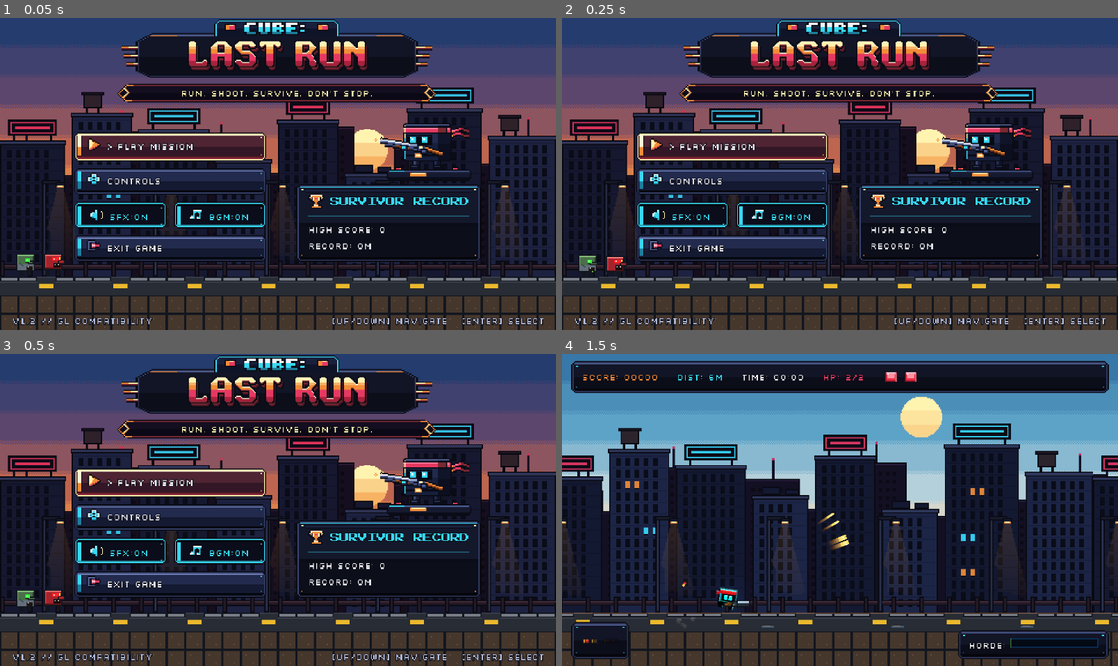
Above: before the commit, frames 1-4 (two rows, left to right).
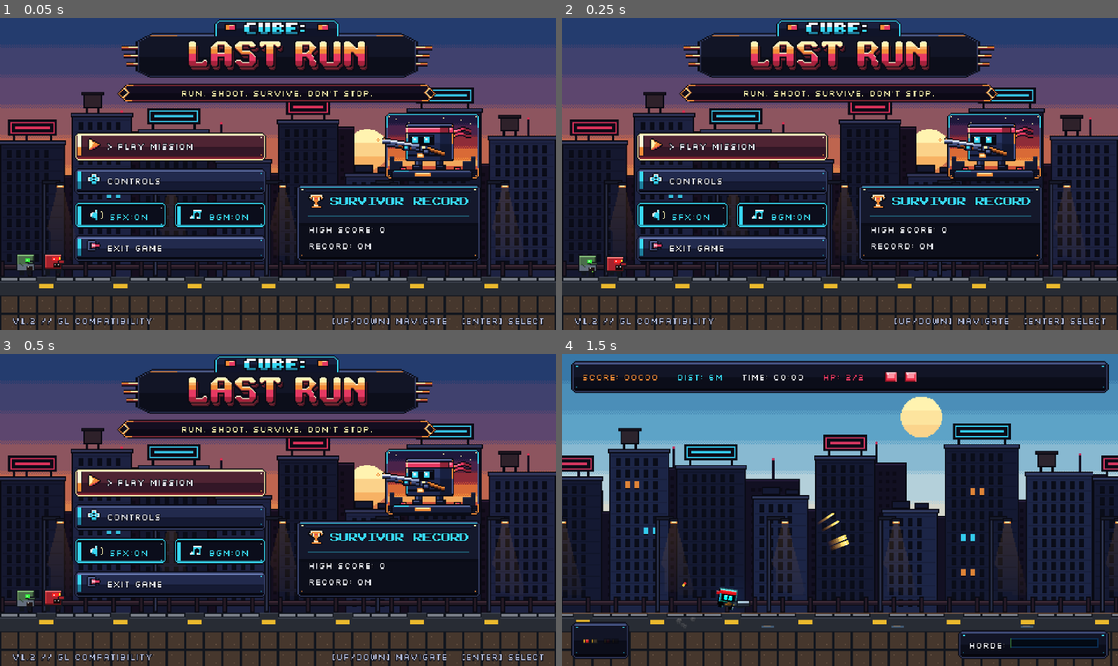
Above: after the commit, the same moments.

Repository: DenzTheKid/cube-lastrun-final-submission
Game: Godot game, scene res://scenes/main/main_menu.tscn
The game is run twice, just before and just after one commit, with the same random seed, the same clock (stepped at 60 frames per second) and the same inputs.
Inputs (mouse positions are in pixels of both pictures, inside the frame that each line leads up to):
- Up to frame 1 (0.05 s): no input
- Up to frame 2 (0.25 s): no input
- Up to frame 3 (0.5 s): no input
- Up to frame 4 (1.5 s): click "> PLAY MISSION" at 0.5 s; move the mouse to (962, 494) at 1.27 s; press the mouse at (962, 494) at 1.28 s; hold Right (ui_right) from 1.28 s (still down)

The runs differ from the first frame. In frame 1, 2.0% of the frame differs, in the area x 67-87%, y 30-52%; in frame 2, 2.0%; in frame 3, 2.0%; in frame 4, nothing differs.

Commit message:
art(ui): add dusk sunset-glow frame backdrop behind Cube Survivor hero showcase

Diff:
--- a/scenes/main/main_menu.tscn
+++ b/scenes/main/main_menu.tscn
@@ -15,6 +15,7 @@
 [ext_resource type="Texture2D" path="res://assets/ui/px_icon_exit.png" id="13_iexit"]
 [ext_resource type="Texture2D" path="res://assets/ui/px_icon_trophy.png" id="14_itrophy"]
 [ext_resource type="Texture2D" path="res://assets/ui/px_hero_showcase.png" id="15_showcase"]
+[ext_resource type="Texture2D" path="res://assets/ui/px_hero_backdrop.png" id="20_hbg"]
 [ext_resource type="Texture2D" path="res://assets/ui/px_icon_sfx_on.png" id="16_isfx"]
 [ext_resource type="Texture2D" path="res://assets/ui/px_icon_music_on.png" id="19_imusic"]
 [ext_resource type="Texture2D" path="res://assets/zombies/zombie_walker.png" id="17_walker"]
@@ -255,6 +256,17 @@
 layout_mode = 2
 mouse_filter = 2
 
+[node name="HeroBackdropRect" type="TextureRect" parent="CenterContainer/VBox/MenuBackdrop/MainContentRow/RightHeroColumn/HeroShowcaseBox"]
+layout_mode = 1
+anchors_preset = 15
+anchor_right = 1.0
+anchor_bottom = 1.0
+grow_horizontal = 2
+grow_vertical = 2
+mouse_filter = 2
+texture = ExtResource("20_hbg")
+stretch_mode = 5
+
 [node name="HeroShowcaseSprite" type="Sprite2D" parent="CenterContainer/VBox/MenuBackdrop/MainContentRow/RightHeroColumn/HeroShowcaseBox"]
 unique_name_in_owner = true
 texture = ExtResource("15_showcase")
--- a/scripts/tools/generate_aaa_assets.gd
+++ b/scripts/tools/generate_aaa_assets.gd
@@ -806,70 +806,125 @@
 	var empty_img := Image.create(1, 1, false, Image.FORMAT_RGBA8)
 	empty_img.save_png("res://assets/ui/px_empty.png")
 
-	# Flagship Right-Side Hero Action Showcase (158 x 60 native 1x pixel art)
-	# Positioned on right half (x = 76..152) so left half (x = 0..72) leaves open sky for the setting dusk sun!
 	var sw: int = 158
 	var sh: int = 60
+
+	# A. Stepped Sunset-Glow Character Frame Backdrop (px_hero_backdrop.png, 158x60)
+	# Occupies x = 76..157 so left sky stays completely open for the live setting dusk sun,
+	# while separating the Hero cleanly from the dark city buildings behind him.
+	var bg := Image.create(sw, sh, false, Image.FORMAT_RGBA8)
+	var fx0: int = 76
+	var fx1: int = 157
+	var fy0: int = 1
+	var fy1: int = 58
+	for y in range(fy0, fy1 + 1):
+		for x in range(fx0, fx1 + 1):
+			var dx: int = mini(x - fx0, fx1 - x)
+			var dy: int = mini(y - fy0, fy1 - y)
+			if dx + dy <= 2:
+				continue
+			if dx + dy == 3 or x == fx0 or x == fx1 or y == fy0 or y == fy1:
+				bg.set_pixel(x, y, OUTLINE)
+				continue
+			if x == fx0 + 1 or x == fx1 - 1 or y == fy0 + 1 or y == fy1 - 1 or dx + dy == 4:
+				# Cyan upper rim transitioning to slate/amber frame trim matching SURVIVOR RECORD plaque
+				var trim_col: Color = Color("#38d8f2") if y < 14 else (Color("#f28c38") if y > 48 else Color("#4a588a"))
+				bg.set_pixel(x, y, trim_col)
+				continue
+
+			# Dark recessed bottom deck behind boots
+			if y >= 50:
+				bg.set_pixel(x, y, Color("#0c0e1b") if y % 2 == 0 else Color("#12162b"))
+				continue
+
+			# Rich Horizontal Dusk Sky Bands + Subtle Pixel Dither so dark Hero silhouette pops!
+			var checker: int = (x + y) % 2
+			var col: Color
+			if y < 12:
+				col = Color("#1e183b") if (y < 10 or checker == 0) else Color("#39224d")
+			elif y < 22:
+				col = Color("#4a234a") if (y < 20 or checker == 0) else Color("#7a2832")
+			elif y < 32:
+				col = Color("#8f2c38") if (y < 30 or checker == 0) else Color("#c94e36")
+			elif y < 42:
+				col = Color("#d96a36") if (y < 40 or checker == 0) else Color("#f28c38")
+			else:
+				col = Color("#f2a85c") if y < 47 else Color("#c94e36")
+			bg.set_pixel(x, y, col)
+
+	# Crisp static mini pixel stars in upper indigo sky band + dark rooftop sill silhouettes + corner rivets
+	for st in [[85, 6], [96, 9], [141, 7], [149, 10], [126, 5]]:
+		_safe_px(bg, st[0], st[1], Color("#fff3b0"))
+	for x in range(fx0 + 4, fx1 - 3):
+		if x < 91 or x > 142:
+			var roof_y: int = 40 if (x < 84 or x > 149) else 44
+			for ry in range(roof_y, 50):
+				_safe_px(bg, x, ry, Color("#151a30"))
+			_safe_px(bg, x, roof_y - 1, Color("#232946"))
+	for rx in [fx0 + 3, fx1 - 3]:
+		_safe_px(bg, rx, fy0 + 3, Color("#fff3b0"))
+		_safe_px(bg, rx, fy1 - 3, Color("#f28c38"))
+	bg.save_png("res://assets/ui/px_hero_backdrop.png")
+
+	# B. Flagship Right-Side Hero Action Showcase (158 x 60 native 1x pixel art)
+	# Positioned at x = 86..152 centered cleanly inside px_hero_backdrop.png,
+	# while the shotgun barrel breaks dynamically past the left border!
 	var hero := Image.create(sw, sh, false, Image.FORMAT_RGBA8)
 
-	# 1. Stepped Asphalt Curb Pedestal at Hero's Feet (y = 50..59, x = 78..150)
+	# 1. Stepped Asphalt Curb Pedestal at Hero's Feet (y = 50..59, x = 82..152)
 	for y in range(50, 60):
 		var inset: int = 0
 		if y == 50 or y == 59:
 			inset = 2
 		elif y == 51 or y == 58:
 			inset = 1
-		for x in range(78 + inset, 151 - inset):
-			var ex: int = mini(x - (78 + inset), (150 - inset) - x)
+		for x in range(82 + inset, 152 - inset):
+			var ex: int = mini(x - (82 + inset), (151 - inset) - x)
 			if y == 50 or y == 59 or ex == 0:
 				hero.set_pixel(x, y, OUTLINE)
 			elif y == 51:
-				hero.set_pixel(x, y, Color("#4e629c") if x > 92 else Color("#38d8f2"))
+				hero.set_pixel(x, y, Color("#5c6d9e") if x > 96 else Color("#38d8f2"))
 			elif y == 52:
-				hero.set_pixel(x, y, Color("#232946"))
+				hero.set_pixel(x, y, Color("#28325c"))
 			elif y >= 57:
 				hero.set_pixel(x, y, Color("#0a0c18"))
 			else:
-				hero.set_pixel(x, y, Color("#151a30"))
-	# Yellow highway dash accent on pedestal front
-	hero.fill_rect(Rect2i(98, 53, 14, 3), Color("#f28c38"))
-	hero.fill_rect(Rect2i(99, 53, 12, 1), Color("#fff3b0"))
+				hero.set_pixel(x, y, Color("#161c36"))
+	hero.fill_rect(Rect2i(102, 53, 14, 3), Color("#f28c38"))
+	hero.fill_rect(Rect2i(103, 53, 12, 1), Color("#fff3b0"))
 
 	# Two spent red/brass shotgun shells resting at his boots
-	_draw_rect_outline(hero, 85, 48, 6, 3, Color("#e63962"), OUTLINE)
-	hero.fill_rect(Rect2i(89, 49, 1, 1), Color("#f28c38"))
-	_draw_rect_outline(hero, 134, 48, 6, 3, Color("#e63962"), OUTLINE)
-	hero.fill_rect(Rect2i(135, 49, 1, 1), Color("#f28c38"))
+	_draw_rect_outline(hero, 89, 48, 6, 3, Color("#e63962"), OUTLINE)
+	hero.fill_rect(Rect2i(93, 49, 1, 1), Color("#f28c38"))
+	_draw_rect_outline(hero, 136, 48, 6, 3, Color("#e63962"), OUTLINE)
+	hero.fill_rect(Rect2i(137, 49, 1, 1), Color("#f28c38"))
 
 	# 2. Striding Action Legs & Combat Boots (y = 40..50)
-	# Left forward leg
-	_draw_rect_outline(hero, 100, 41, 7, 9, Color("#161b33"), OUTLINE)
-	hero.fill_rect(Rect2i(101, 42, 2, 5), Color("#39446e"))
-	hero.fill_rect(Rect2i(99, 47, 8, 3), Color("#0d101f"))
-	_draw_rect_outline(hero, 98, 46, 9, 5, Color("#0d101f"), OUTLINE)
-	hero.fill_rect(Rect2i(99, 47, 5, 1), Color("#39446e"))
-	# Right planted leg
-	_draw_rect_outline(hero, 118, 41, 7, 9, Color("#101429"), OUTLINE)
-	hero.fill_rect(Rect2i(119, 42, 2, 5), Color("#232d52"))
-	_draw_rect_outline(hero, 118, 46, 9, 5, Color("#0a0c18"), OUTLINE)
-	hero.fill_rect(Rect2i(119, 47, 5, 1), Color("#28325c"))
-
-	# 3. Trailing Headband Ribbon Tails waving dynamically rightward (behind head, x = 130..153)
+	_draw_rect_outline(hero, 102, 41, 7, 9, Color("#1d2647"), OUTLINE)
+	hero.fill_rect(Rect2i(103, 42, 2, 5), Color("#4a588a"))
+	_draw_rect_outline(hero, 100, 46, 9, 5, Color("#101429"), OUTLINE)
+	hero.fill_rect(Rect2i(101, 47, 5, 1), Color("#4a588a"))
+	_draw_rect_outline(hero, 120, 41, 7, 9, Color("#141a33"), OUTLINE)
+	hero.fill_rect(Rect2i(121, 42, 2, 5), Color("#2c3866"))
+	_draw_rect_outline(hero, 120, 46, 9, 5, Color("#0d101f"), OUTLINE)
+	hero.fill_rect(Rect2i(121, 47, 5, 1), Color("#39446e"))
+
+	# 3. Trailing Headband Ribbon Tails waving dynamically rightward (x = 133..153)
 	for dy in range(2):
 		for k in range(18):
 			var wave_y: int = 15 + dy * 4 + int(sin(float(k) * 0.45 + float(dy)) * 2.0)
-			var rx: int = 131 + k
-			var rcol: Color = Color("#e63962") if k < 11 else Color("#7a2832")
+			var rx: int = 133 + k
+			var rcol: Color = Color("#e63962") if k < 11 else Color("#8f2438")
 			if k < 4:
 				rcol = Color("#f28c38")
 			_safe_px(hero, rx, wave_y - 1, OUTLINE)
-			_safe_px(hero, rx, wave_y, Color("#ff7597") if dy == 0 and k < 8 else rcol)
+			_safe_px(hero, rx, wave_y, Color("#ff85a3") if dy == 0 and k < 8 else rcol)
 			_safe_px(hero, rx, wave_y + 1, rcol)
 			_safe_px(hero, rx, wave_y + 2, OUTLINE)
 
-	# 4. Main Beveled Heroic Cube Torso/Head (x = 92..133, y = 10..42, 3/4 facing left)
-	var bx0: int = 92
-	var bx1: int = 133
+	# 4. Main Beveled Heroic Cube Torso/Head (x = 94..135, y = 10..42, brighter steel separation!)
+	var bx0: int = 94
+	var bx1: int = 135
 	var by0: int = 10
 	var by1: int = 42
 	for y in range(by0, by1 + 1):
@@ -882,73 +937,68 @@
 				hero.set_pixel(x, y, OUTLINE)
 				continue
 			if x == bx0 + 1:
-				# Bright warm sun/cyan rim light along left silhouette
 				hero.set_pixel(x, y, Color("#38d8f2") if y > 22 else Color("#fff3b0"))
+			elif x == bx1 - 1:
+				# Crisp warm amber sunset rim highlight on right silhouette edge too!
+				hero.set_pixel(x, y, Color("#f28c38") if y < 28 else Color("#4a588a"))
 			elif y == by0 + 1:
-				hero.set_pixel(x, y, Color("#5c6d9e"))
-			elif x >= 122:
-				# 3/4 shaded right flank wall
-				hero.set_pixel(x, y, Color("#0f1429") if y < 28 else Color("#0b0f1f"))
+				hero.set_pixel(x, y, Color("#7386bf"))
+			elif x >= 124:
+				hero.set_pixel(x, y, Color("#182040") if y < 28 else Color("#121830"))
 			else:
-				hero.set_pixel(x, y, Color("#202a4d") if y < 27 else Color("#161f3b"))
+				hero.set_pixel(x, y, Color("#293663") if y < 27 else Color("#1e284d"))
 
 	# Subtle armor panel seam & belt + golden buckle
-	hero.fill_rect(Rect2i(94, 37, 28, 2), Color("#0a0c18"))
-	hero.fill_rect(Rect2i(102, 36, 6, 4), Color("#f28c38"))
-	hero.fill_rect(Rect2i(103, 37, 4, 2), Color("#fff3b0"))
+	hero.fill_rect(Rect2i(96, 37, 28, 2), Color("#0a0c18"))
+	hero.fill_rect(Rect2i(104, 36, 6, 4), Color("#f28c38"))
+	hero.fill_rect(Rect2i(105, 37, 4, 2), Color("#fff3b0"))
 
 	# 5. Signature Crimson Headband Across Forehead (y = 13..18)
 	for y in range(13, 19):
-		for x in range(92, 133):
+		for x in range(94, 135):
 			if y == 13 or y == 18:
 				hero.set_pixel(x, y, OUTLINE)
-			elif x == 93:
+			elif x == 95:
 				hero.set_pixel(x, y, Color("#fff3b0"))
-			elif x >= 122:
-				hero.set_pixel(x, y, Color("#7a2832"))
+			elif x >= 124:
+				hero.set_pixel(x, y, Color("#8f2438"))
 			elif y == 14:
-				hero.set_pixel(x, y, Color("#ff7597"))
+				hero.set_pixel(x, y, Color("#ff85a3"))
 			else:
 				hero.set_pixel(x, y, Color("#e63962"))
-	# Knot stud on right temple
-	_draw_rect_outline(hero, 129, 13, 5, 6, Color("#e63962"), OUTLINE)
-	hero.fill_rect(Rect2i(130, 14, 2, 2), Color("#ff7597"))
-
-	# 6. Recessed Dark Visor & Glowing Twin Cyan Eyes (x = 95..117, y = 20..29)
-	_draw_rect_outline(hero, 95, 20, 22, 9, Color("#070912"), OUTLINE)
-	hero.fill_rect(Rect2i(96, 21, 20, 1), Color("#151c36"))
-	# Left & Right glowing cyan eyes looking toward PLAY MISSION
-	for ex in [98, 108]:
+	_draw_rect_outline(hero, 131, 13, 5, 6, Color("#e63962"), OUTLINE)
+	hero.fill_rect(Rect2i(132, 14, 2, 2), Color("#ff85a3"))
+
+	# 6. Recessed Dark Visor & Glowing Twin Cyan Eyes (x = 97..119, y = 20..29)
+	_draw_rect_outline(hero, 97, 20, 22, 9, Color("#070912"), OUTLINE)
+	hero.fill_rect(Rect2i(98, 21, 20, 1), Color("#1b2547"))
+	for ex in [100, 110]:
 		hero.fill_rect(Rect2i(ex, 22, 5, 5), Color("#38d8f2"))
 		hero.fill_rect(Rect2i(ex + 1, 23, 2, 2), Color("#f2f4fa"))
 		_safe_px(hero, ex, 22, Color("#fff8d6"))
 
-	# 7. Heavy Combat Double-Barrel Shotgun (angled -15 deg pointing forward-left across chest)
-	# Barrels (from x=72,y=25 down-right to receiver x=106,y=31)
+	# 7. Heavy Combat Double-Barrel Shotgun (barrel tip breaks dramatically left past frame border!)
 	for i in range(36):
-		var gx: int = 72 + i
+		var gx: int = 74 + i
 		var gy: int = 24 + int(float(i) * 0.16)
 		_safe_px(hero, gx, gy - 1, OUTLINE)
 		_safe_px(hero, gx, gy, Color("#f2f4fa") if i < 26 else Color("#8e9ec7"))
 		_safe_px(hero, gx, gy + 1, Color("#8e9ec7"))
 		_safe_px(hero, gx, gy + 2, Color("#39446e"))
 		_safe_px(hero, gx, gy + 3, OUTLINE)
-	# Under-barrel shotgun tube + ribbed pump (x=76..102)
 	for i in range(28):
-		var gx: int = 76 + i
+		var gx: int = 78 + i
 		var gy: int = 28 + int(float(i) * 0.16)
 		var is_grip: bool = (i >= 10 and i <= 20)
 		_safe_px(hero, gx, gy, Color("#a85822") if is_grip else Color("#4a588a"))
 		_safe_px(hero, gx, gy + 1, Color("#5e2912") if is_grip else Color("#232946"))
 		_safe_px(hero, gx, gy + 2, OUTLINE)
-	# Muzzle sight bead
-	_safe_px(hero, 73, 22, OUTLINE)
-	_safe_px(hero, 73, 23, Color("#f28c38"))
-	# Walnut stock + brass receiver angled down-right behind arm (x=104..122, y=30..38)
-	_draw_rect_outline(hero, 104, 29, 8, 6, Color("#39446e"), OUTLINE)
-	hero.fill_rect(Rect2i(106, 30, 3, 2), Color("#fff3b0"))
+	_safe_px(hero, 75, 22, OUTLINE)
+	_safe_px(hero, 75, 23, Color("#f28c38"))
+	_draw_rect_outline(hero, 106, 29, 8, 6, Color("#39446e"), OUTLINE)
+	hero.fill_rect(Rect2i(108, 30, 3, 2), Color("#fff3b0"))
 	for i in range(15):
-		var sx: int = 111 + i
+		var sx: int = 113 + i
 		var sy: int = 31 + int(float(i) * 0.35)
 		_safe_px(hero, sx, sy - 1, OUTLINE)
 		_safe_px(hero, sx, sy, Color("#f28c38"))
@@ -956,17 +1006,16 @@
 		_safe_px(hero, sx, sy + 2, Color("#5e2912"))
 		_safe_px(hero, sx, sy + 3, OUTLINE)
 
-	# Gloved Front & Rear Hands Gripping Shotgun
-	_draw_rect_outline(hero, 90, 29, 6, 5, Color("#232d52"), OUTLINE)
-	hero.fill_rect(Rect2i(91, 30, 3, 2), Color("#38d8f2"))
-	_draw_rect_outline(hero, 107, 32, 6, 5, Color("#232d52"), OUTLINE)
-	hero.fill_rect(Rect2i(108, 33, 3, 2), Color("#4e629c"))
-
-	# Subtle warm barrel gleam glint ahead of muzzle tip (x=66..70, y=22..26)
-	_safe_px(hero, 68, 24, Color("#fff3b0"))
-	_safe_px(hero, 67, 24, Color("#f28c38"))
+	_draw_rect_outline(hero, 92, 29, 6, 5, Color("#2c3866"), OUTLINE)
+	hero.fill_rect(Rect2i(93, 30, 3, 2), Color("#38d8f2"))
+	_draw_rect_outline(hero, 109, 32, 6, 5, Color("#2c3866"), OUTLINE)
+	hero.fill_rect(Rect2i(110, 33, 3, 2), Color("#5c6d9e"))
+
+	# Subtle warm barrel gleam glint ahead of muzzle tip
+	_safe_px(hero, 70, 24, Color("#fff3b0"))
 	_safe_px(hero, 69, 24, Color("#f28c38"))
-	_safe_px(hero, 68, 23, Color("#f28c38"))
-	_safe_px(hero, 68, 25, Color("#f28c38"))
+	_safe_px(hero, 71, 24, Color("#f28c38"))
+	_safe_px(hero, 70, 23, Color("#f28c38"))
+	_safe_px(hero, 70, 25, Color("#f28c38"))
 
 	hero.save_png("res://assets/ui/px_hero_showcase.png")
Binary file added: assets/ui/px_hero_backdrop.png
Not shown, added: assets/ui/px_hero_backdrop.png.import
Binary file changed: assets/ui/px_hero_showcase.png
Binary file changed: documentation/screenshots/v2_menu_960x540.png
